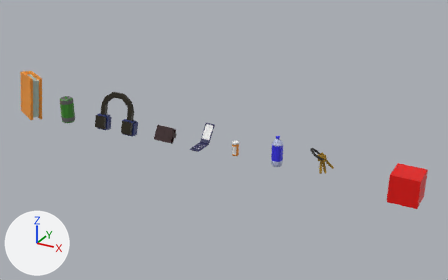
The Blender file Blender/items.blend as it was, and as the next commit left it.
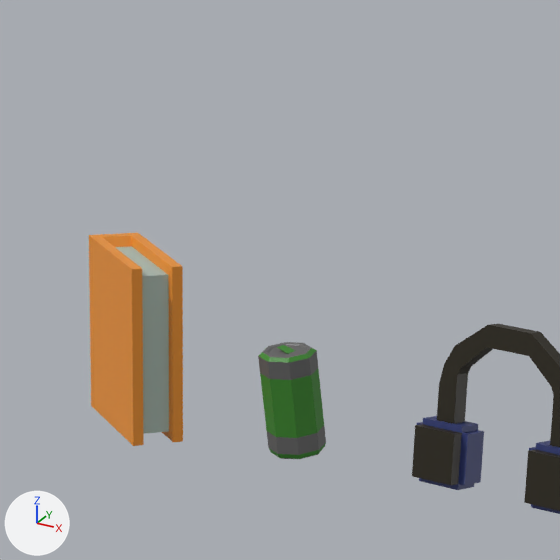
Each version appears first whole from a 50 mm camera at (2.11, -11.54, 6.06) aimed at (-4.38, 0.26, 0.15), and next in a close-up on the part from 0% to 29% of the width and 6% to 52% of the height. Lighting does not change. The marker at lower left points along +X, +Y and +Z. The first two pictures are the older version.

Script lines for the objects in view, before the commit:
```python
me_cube = bpy.data.meshes.new('Cube')
me_cube.from_pydata(...)  # 52 vertices, 50 faces; spans x -1.0..1.0, y -1.0..1.0, z -1.0..1.0
# faces by material slot: [45, 5]
me_cube.materials.append(mat_meds_primary)  # orange #f09530
me_cube.materials.append(mat_book_pages)  # light grey #adc0b8
me_cube_004 = bpy.data.meshes.new('Cube.004')
me_cube_004.from_pydata(...)  # 228 vertices, 227 faces; spans x -3.17..3.17, y -1.49..3.77, z -1.01..1.88
# faces by material slot: [159, 68]
me_cube_004.materials.append(mat_headphones)  # dark blue #313b74
me_cube_004.materials.append(mat_headphones_secondary)  # black #25200e
me_cylinder = bpy.data.meshes.new('Cylinder')
me_cylinder.from_pydata(...)  # 90 vertices, 87 faces; spans x -1.0..1.0, y -1.0..1.0, z -0.96..1.11
# faces by material slot: [29, 58]
me_cylinder.materials.append(mat_energydrink)  # green #398628
me_cylinder.materials.append(mat_energydrink_metal)  # grey #737373
ob_book_col = bpy.data.objects.new('Book-col', me_cube)
ob_book_col.location = (-10.085, -0.156, 0.43)
ob_book_col.rotation_euler = (-0.104, -1.449, 1.19)  # degrees (-6, -83, 68)
ob_book_col.scale = (0.558, 0.43, 0.154)
ob_energydrink_col = bpy.data.objects.new('EnergyDrink-col', me_cylinder)
ob_energydrink_col.location = (-8.902, -0.086, 0.191)
ob_energydrink_col.scale = (0.172, 0.172, 0.321)
ob_headphones_col = bpy.data.objects.new('Headphones-col', me_cube_004)
ob_headphones_col.location = (-7.32, -0.041, 0.174)
ob_headphones_col.rotation_euler = (1.347, 0.0, 0.0)  # degrees (77, 0, 0)
ob_headphones_col.scale = (0.191, 0.191, 0.0762)
```
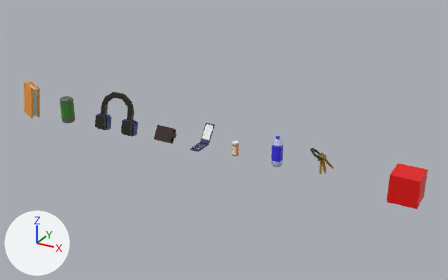
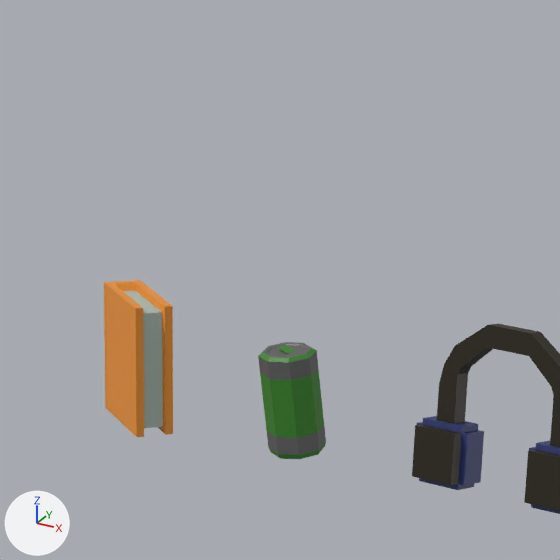
The change in detail:
Object 'Book-col' (ob_book_col) moves from (-10.085, -0.156, 0.43) to (-10.085, -0.156, 0.297).
Object 'Book-col' (ob_book_col) is rescaled from (0.558, 0.43, 0.154) to (0.411, 0.317, 0.113).

Boxes [x1, y1, x2, y2] around the edits, measured in the close-ups (560 x 560 px):
'Book-col', moved, rescaled (26% narrower, 26% shorter): before [89, 233, 183, 446]; after [104, 280, 173, 437]
